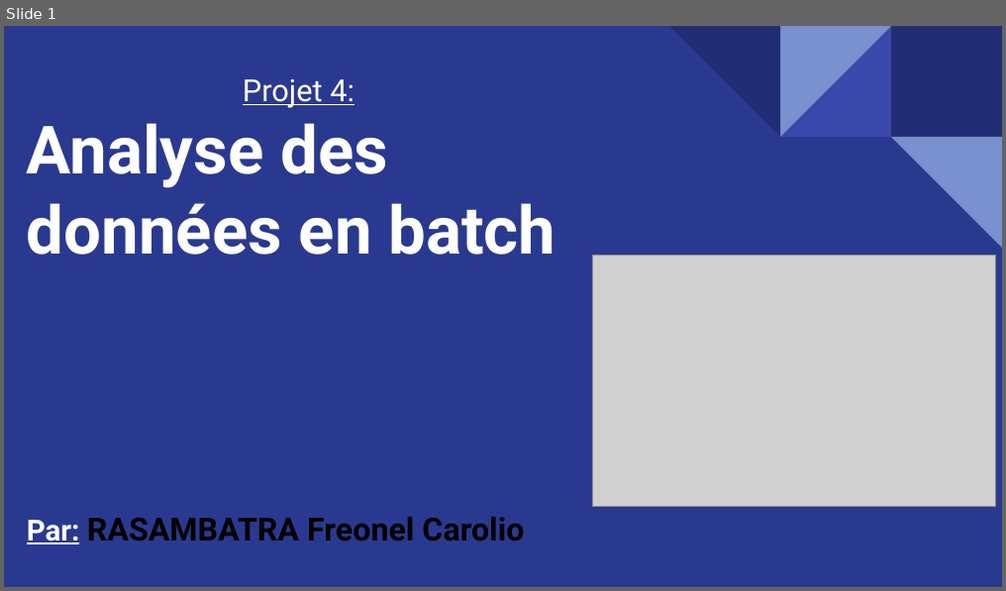
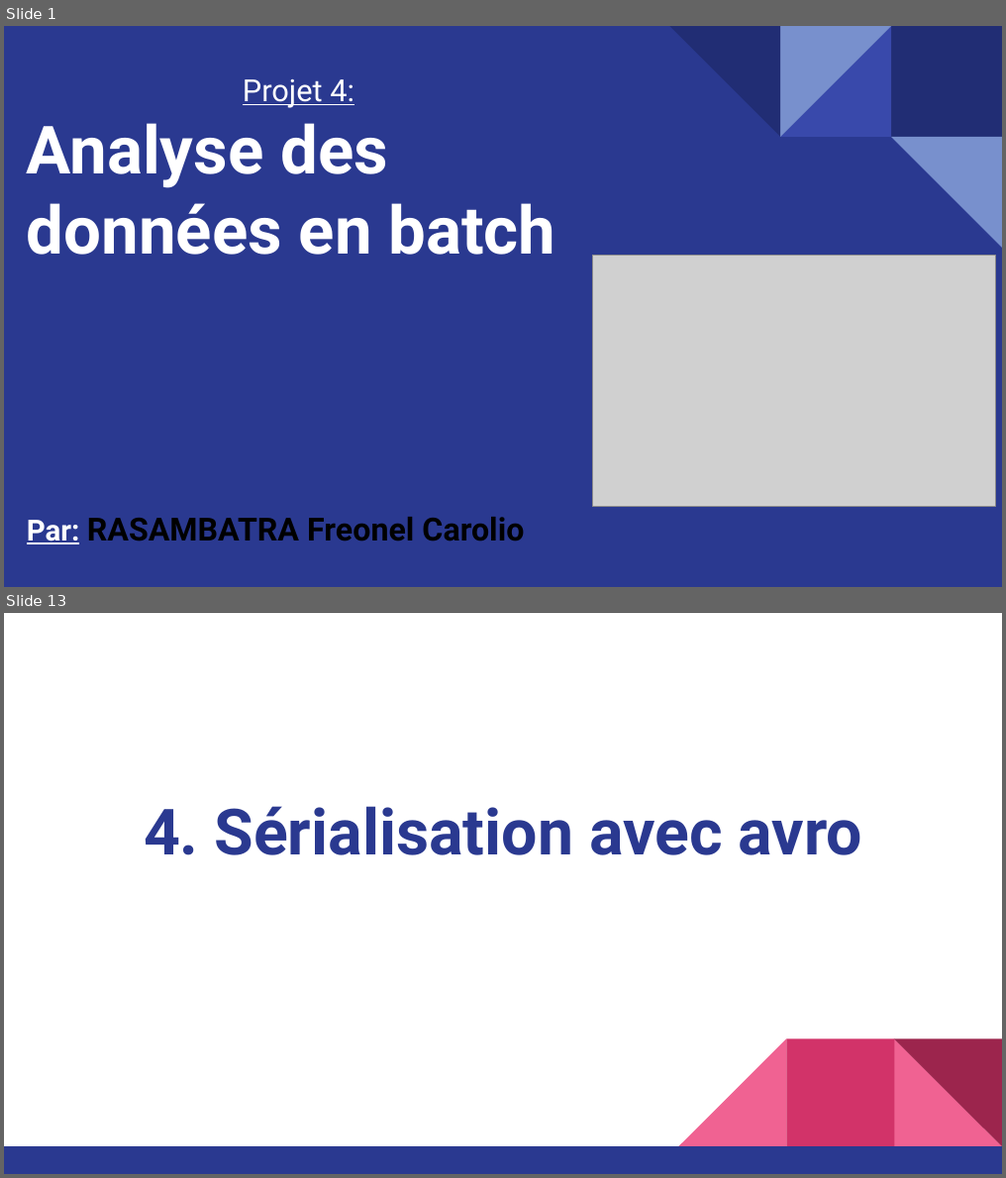
Before and after one commit to carolio7/batch_processing_wikimedia, a slide deck: presentation/presentation_projet4_v02.pptx. Shown one above the other, each under a label of ours: slide 1 before the commit, slides 1 and 13 after it; the slides between them are not shown. The pictures are 1006x591 and 1006x1178 pixels, drawn with LibreOffice and Linux fonts; fonts in the diff are those of the drawing; grey boxes stand for pictures. Boxes give left, top, right and bottom in pixels: in the first picture for what was removed or moved away, otherwise in the second. Text is boxed around its words. In the diff, an @@ line names an element or a change of style, - is before the commit and + after.

```diff
--- a/presentation/presentation_projet4_v02.pptx
+++ b/presentation/presentation_projet4_v02.pptx
@@ slide 13 added at (4,613,1002,1174), background #FFFFFF @@
@@ title added at (144,806,862,856), 46 pt, text #2A3990, bold @@
+4. Sérialisation avec avro
@@ group added at (4,1039,1002,1174): 3 right triangles, 2 rectangles @@
```
Also in this commit, not shown: 17 slides changed, 6 other slides added, 4 slides removed, 1 other file.
